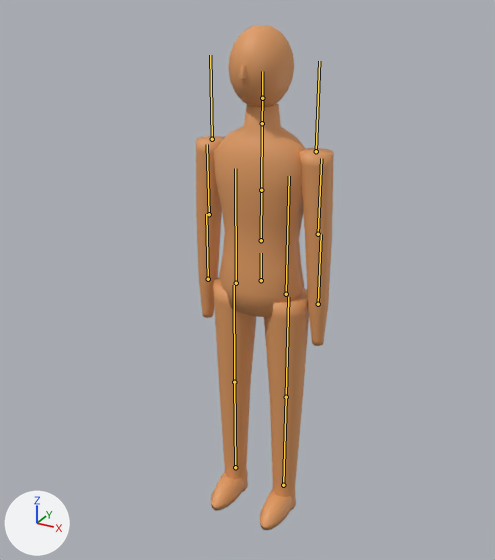
What one commit did to the glTF model assets/models/mannequin/mannequin.glb.
Camera for both pictures: a 50 mm lens placed at (1.028, -1.968, 1.925), pointed at (-0.014, -0.074, 0.978). Arrows for +X, +Y and +Z are at lower left; the lights stay in place. The older version comes first. The bones that bend it are drawn over the model as lines.

Objects in the first picture: 'Mannequin'.
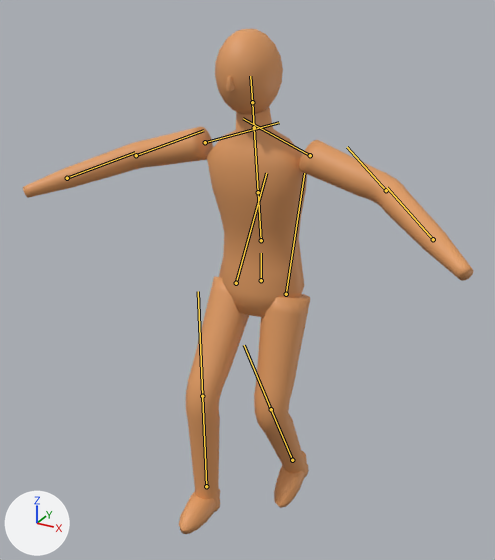
The newer file adds an action. The first version stands in its rest pose; the second is drawn at frame 6 of the action 'fall'.

What the commit changed:
Bone 'Spine' (bone_spine) turns from (0, 0, 0) to (8, 0, 0) degrees about its own x, y and z.
Bone 'LeftArm' (bone_leftarm) turns from (0, 0, 0) to (-10, 0, 73) degrees about its own x, y and z.
Bone 'LeftForeArm' (bone_leftforearm) turns from (0, 0, 0) to (-30, 0, 0) degrees about its own x, y and z.
Bone 'RightArm' (bone_rightarm) turns from (0, 0, 0) to (-10, 0, -73) degrees about its own x, y and z.
Bone 'RightForeArm' (bone_rightforearm) turns from (0, 0, 0) to (-30, 0, 0) degrees about its own x, y and z.
Bone 'LeftUpLeg' (bone_leftupleg) turns from (0, 0, 0) to (-17, 0, 0) degrees about its own x, y and z.
Bone 'LeftLeg' (bone_leftleg) turns from (0, 0, 0) to (46, 0, 0) degrees about its own x, y and z.
Bone 'RightUpLeg' (bone_rightupleg) turns from (0, 0, 0) to (-33, 0, 0) degrees about its own x, y and z.
Bone 'RightLeg' (bone_rightleg) turns from (0, 0, 0) to (34, 0, 0) degrees about its own x, y and z.

Location of each change, (x1, y1, x2, y2) in pixels of the pictures (495 x 560 px):
'Mannequin', posed (224% wider)
    before: (196, 26, 334, 530)
    after: (23, 29, 473, 534)
bone 'Spine', root to tip
    before: (261, 240) to (261, 190)
    after: (261, 240) to (258, 192)
bone 'LeftArm', root to tip
    before: (316, 151) to (319, 61)
    after: (310, 155) to (243, 118)
bone 'LeftForeArm', root to tip
    before: (318, 234) to (321, 158)
    after: (386, 190) to (347, 147)
bone 'RightArm', root to tip
    before: (212, 139) to (210, 55)
    after: (205, 142) to (279, 122)
bone 'RightForeArm', root to tip
    before: (209, 214) to (207, 144)
    after: (136, 155) to (203, 130)
bone 'LeftUpLeg', root to tip
    before: (286, 294) to (289, 176)
    after: (286, 294) to (304, 173)
bone 'LeftLeg', root to tip
    before: (286, 397) to (288, 297)
    after: (271, 409) to (244, 345)
bone 'RightUpLeg', root to tip
    before: (236, 283) to (235, 168)
    after: (236, 283) to (266, 173)
bone 'RightLeg', root to tip
    before: (234, 382) to (234, 285)
    after: (202, 396) to (198, 291)
